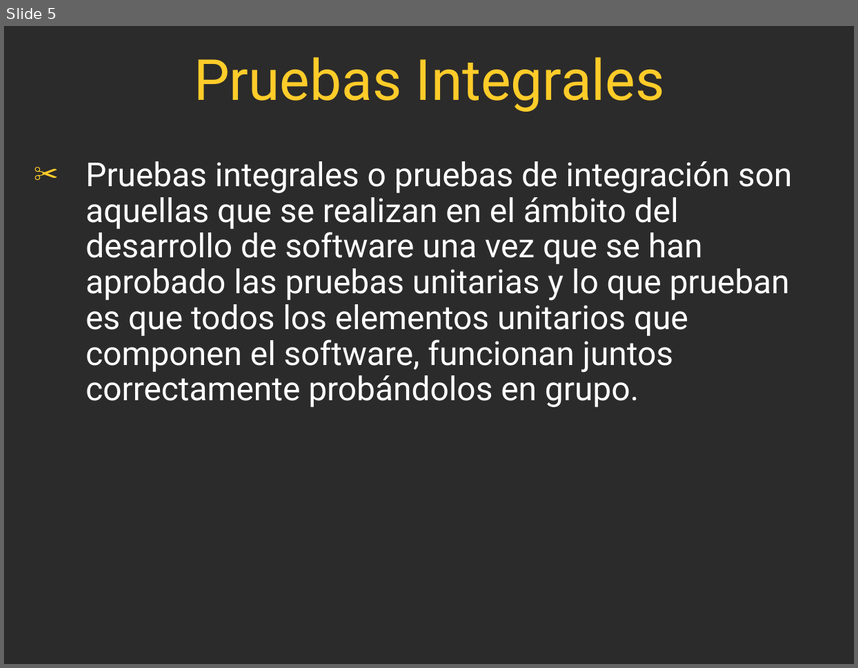
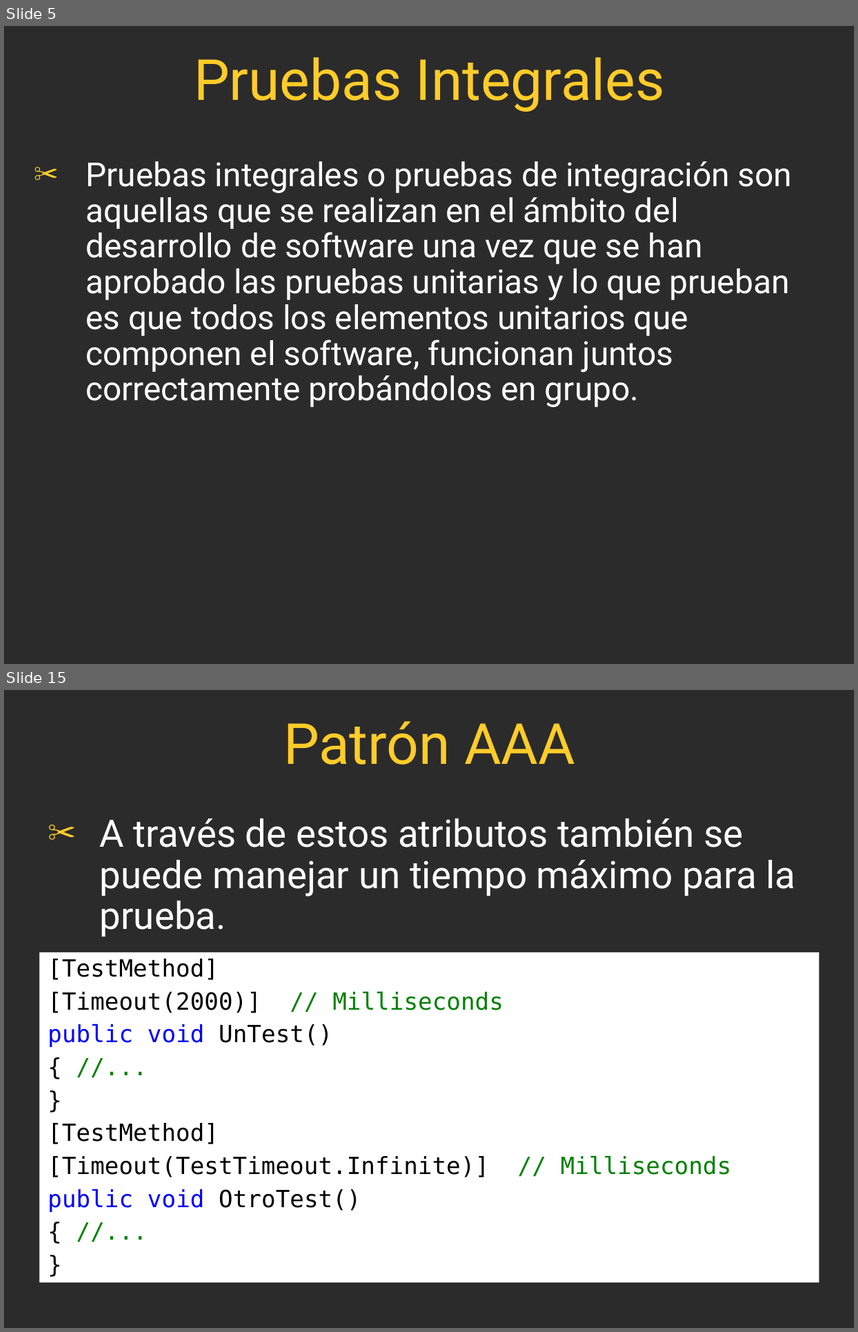
Before and after one commit to FedeDavila1984/utn_prog_y_lab_II, a slide deck: PPTs/ProgramacionII_Clase_16-2017.ppt. Shown one above the other, each under a label of ours: slide 5 before the commit, slides 5 and 15 after it; the slides between them are not shown. The pictures are 858x668 and 858x1332 pixels, drawn with LibreOffice and Linux fonts; fonts in the diff are those of the drawing; background and template pictures are left out; a plain dark background stands for a picture behind light text. Boxes give left, top, right and bottom in pixels: in the first picture for what was removed or moved away, otherwise in the second. Text is boxed around its words. In the diff, an @@ line names an element or a change of style, - is before the commit and + after.

```diff
--- a/PPTs/ProgramacionII_Clase_16-2017.ppt
+++ b/PPTs/ProgramacionII_Clase_16-2017.ppt
@@ slide 15 added at <box>4,690,854,1328</box>, background picture (left out) @@
@@ title added at <box>283,721,575,765</box>, 48 pt, text #FFCC29 @@
+Patrón AAA
@@ text added at <box>100,818,795,936</box>, 32 pt, text #FFFFFF @@
+✂ A través de estos atributos también se puede manejar un tiempo máximo para la prueba.
@@ rectangle added at <box>40,952,819,1281</box>, fill #FFFFFF, 20 pt, text #000000 @@
+[TestMethod]
+[Timeout(2000)] // Milliseconds
+public void UnTest()
+{ //...
+}
+[TestMethod]
+[Timeout(TestTimeout.Infinite)] // Milliseconds
+public void OtroTest()
+{ //...
+}
```
Also in this commit, not shown: 3 slides changed, 9 other slides added, 41 other files.
